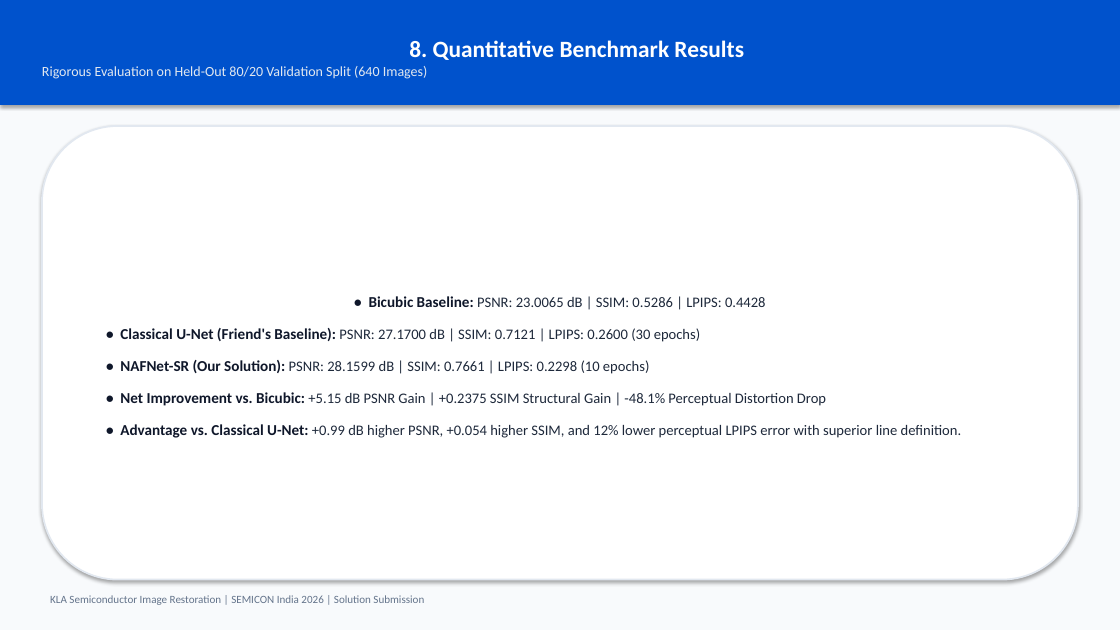
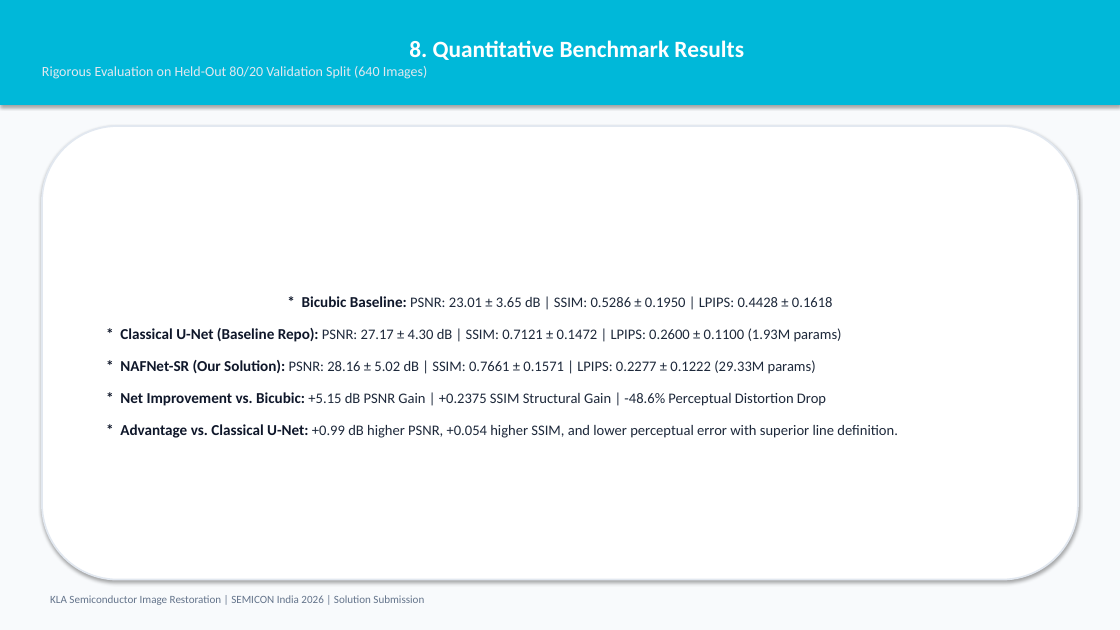
Before and after one commit to Ad1thh/KLA-Semicon-AI-Restoration, a slide deck: slide 9 of solution_presentation.pptx. Drawn at 1120x630 pixels with LibreOffice and Linux fonts; fonts in the diff are those of the drawing. Boxes give left, top, right and bottom in pixels: in the first picture for what was removed or moved away, otherwise in the second. Text is boxed around its words. In the diff, an @@ line names an element or a change of style, - is before the commit and + after.

Commit message:
docs: ground benchmark metrics with empirical mean +- std, parameter count, and GPU labeling

```diff
--- a/solution_presentation.pptx
+++ b/solution_presentation.pptx
@@ rectangle "8. Quantitative Benchmark Results" at [0,0,1120,105]: fill #0052CC to #00B8D9 @@
@@ text in rounded rectangle at [120,296,898,438]: text changed @@
-• Bicubic Baseline: PSNR: 23.0065 dB | SSIM: 0.5286 | LPIPS: 0.4428
-• Classical U-Net (Friend's Baseline): PSNR: 27.1700 dB | SSIM: 0.7121 | LPIPS: 0.2600 (30 epochs)
-• NAFNet-SR (Our Solution): PSNR: 28.1599 dB | SSIM: 0.7661 | LPIPS: 0.2298 (10 epochs)
-• Net Improvement vs. Bicubic: +5.15 dB PSNR Gain | +0.2375 SSIM Structural Gain | -48.1% Perceptual Distortion Drop
-• Advantage vs. Classical U-Net: +0.99 dB higher PSNR, +0.054 higher SSIM, and 12% lower perceptual LPIPS error with superior line definition.
+* Bicubic Baseline: PSNR: 23.01 ± 3.65 dB | SSIM: 0.5286 ± 0.1950 | LPIPS: 0.4428 ± 0.1618
+* Classical U-Net (Baseline Repo): PSNR: 27.17 ± 4.30 dB | SSIM: 0.7121 ± 0.1472 | LPIPS: 0.2600 ± 0.1100 (1.93M params)
+* NAFNet-SR (Our Solution): PSNR: 28.16 ± 5.02 dB | SSIM: 0.7661 ± 0.1571 | LPIPS: 0.2277 ± 0.1222 (29.33M params)
+* Net Improvement vs. Bicubic: +5.15 dB PSNR Gain | +0.2375 SSIM Structural Gain | -48.6% Perceptual Distortion Drop
+* Advantage vs. Classical U-Net: +0.99 dB higher PSNR, +0.054 higher SSIM, and lower perceptual error with superior line definition.
```
Also in this commit, not shown: 11 other slides changed, 10 other files.
